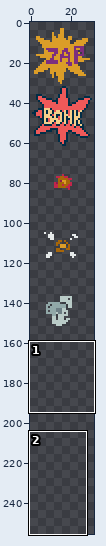
Edited in one commit: pixel-art file (images/effects.ase). Above: a wide view before the commit, with the close-up outlined.
Close-up. As it was:
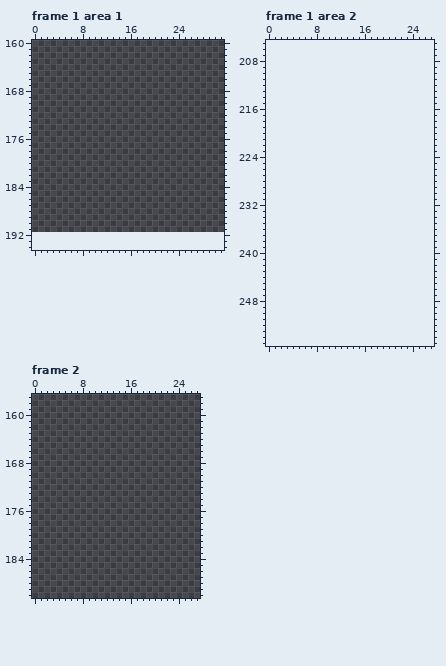
32x192 pixels, 4 frames. Shown: frame 1 area 1: x 0..31, y 160..194; frame 1 area 2: x 0..27, y 205..255; frame 2: x 0..27, y 157..190. The old version is drawn lined up with the new one, on the new canvas. The commit also changed other frames or places, which this record leaves out.
Palette (. is transparent): 
And afterwards:
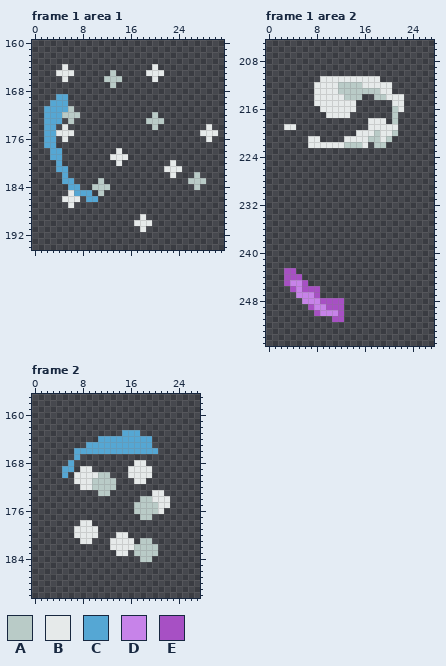
Colours new in this view: A #b9cbc7  B #e6eaea  C #55a7d4  D #c783e9  E #a750c4
Difference:
canvas 32x192 -> 32x256
Changed rows in their new state; - is an unchanged pixel.
Frame 1 area 1:
first column x 2:
164 ---B--------------B----------
165 --BBB------A-----BBB---------
166 ---B------AAA-----B----------
167 -----------A-----------------
169 --CC-------------------------
170 -CCC-------------------------
171 CCCCA------------------------
172 CCCAAA------------A----------
173 CCC-A------------AAA---------
174 CC-B--------------A--------B-
175 CCBBB---------------------BBB
176 CC-B-----------------------B-
177 CC---------------------------
178 -CC---------B----------------
179 -CC--------BBB---------------
180 --C---------B--------B-------
181 --CC----------------BBB------
182 ---C-----------------B---A---
183 ---CC----A--------------AAA--
184 ----CC--AAA--------------A---
185 ----BCCC-A-------------------
186 ---BBB-CC--------------------
187 ----B------------------------
189 ----------------B------------
190 ---------------BBB-----------
191 ----------------B------------
Frame 1 area 2:
first column x 3:
211 ------BBBBBBBBBB----
212 -----BBBBAAAABBBBB--
213 -----BBBBAAAAAAABB--
214 -----BBBBBAAA--AABBB
215 -----BBBBBBB------BB
216 ------BBBBBB------AB
217 -------BBBB-------A-
218 --------------BBB-A-
219 BB------------BBBBB-
220 ------------BBBABBA-
221 ----BB----BBBBAABA--
222 ----BBBBBBAAAB-AA---
first column x 3:
243 EE--------
244 EEE-------
245 EDDE------
246 -EDEEE----
247 --DDDE----
248 ---DDDEEEE
249 ----EDDEEE
250 -----EDDDE
251 --------EE
Frame 2:
first column x 5:
163 ----------CCC-----
164 ------CCCCCCCCC---
165 ----CCCCCCCCCCC---
166 --CCCCCCCCCCCCCC--
167 --C---------------
168 -C----------BB----
169 CC-BB------BBBB---
170 C-BBBBAA---BBBB---
171 --BBBAAAA---BB----
172 ---BBAAAA---------
173 ------AA-------BB-
174 -------------AABBB
175 ------------AAAABB
176 ------------AAAAB-
177 -------------AA---
178 ---BB-------------
179 --BBBB------------
180 --BBBB---BB-------
181 ---BB---BBBB-AA---
182 --------BBBBAAAA--
183 ---------BB-AAAA--
184 -------------AA---
